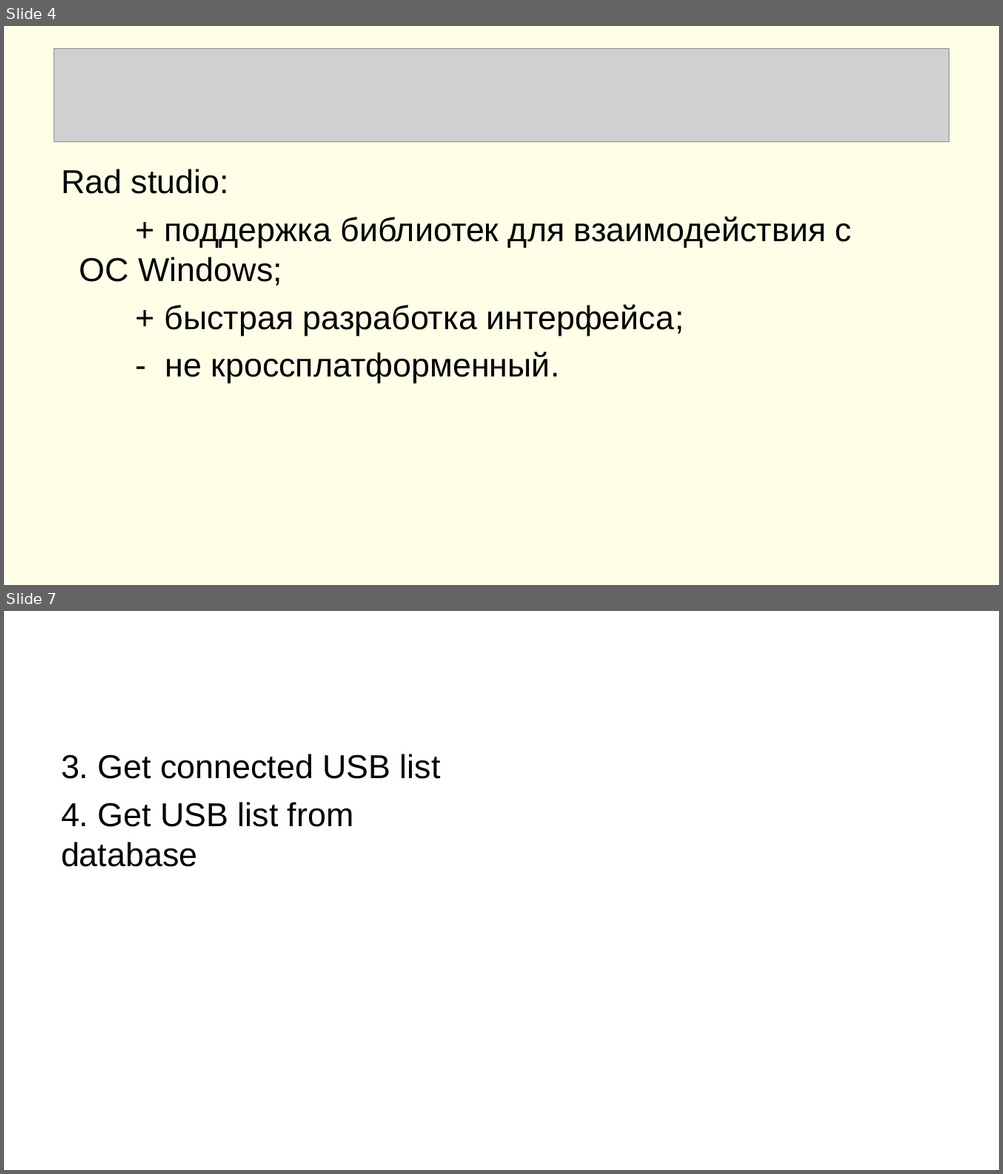
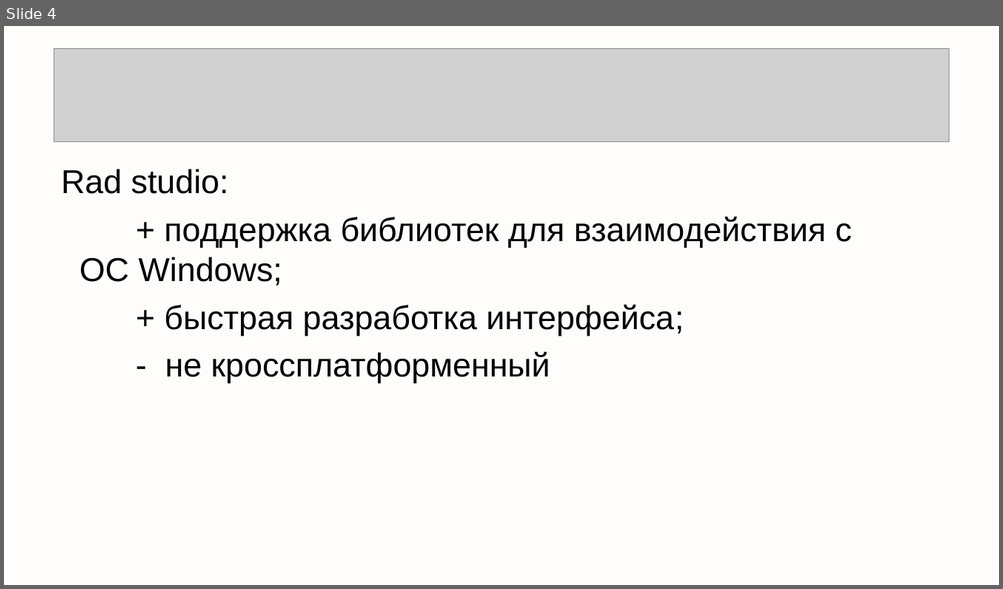
Before and after one commit to alekseisirmais/CPP_PARK, a slide deck: К защите.ppt. Shown one above the other, each under a label of ours: slides 4 and 7 before the commit, slide 4 after it; the slides between them are not shown. The pictures are 1003x1174 and 1003x589 pixels, drawn with LibreOffice and Linux fonts; fonts in the diff are those of the drawing; grey boxes stand for pictures. Boxes give left, top, right and bottom in pixels: in the first picture for what was removed or moved away, otherwise in the second. Text is boxed around its words. In the diff, an @@ line names an element or a change of style, - is before the commit and + after.

```diff
--- a/К защите.ppt
+++ b/К защите.ppt
@@ slide 7 removed at (4,611,999,1170), background #FFFFFF @@
@@ text removed at (61,754,441,867) @@
-3. Get connected USB list
-4. Get USB list from database
@@ slide 4 changed as well @@
@@ background #FFFF00 at 9% opacity to #FFFFFF @@
@@ text at (165,352,550,383): text changed @@
-- не кроссплатформенный.
+- не кроссплатформенный
```
Also in this commit, not shown: 4 other slides changed, 6 slides added, 5 other slides removed.
